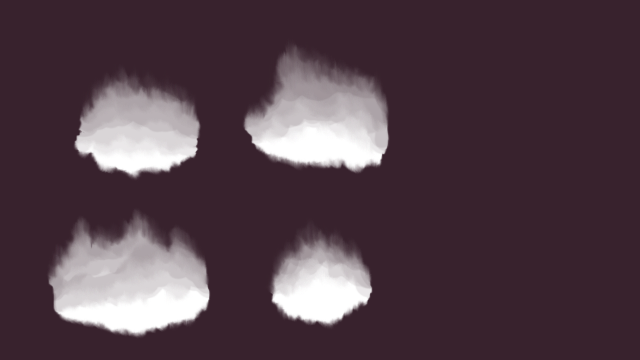
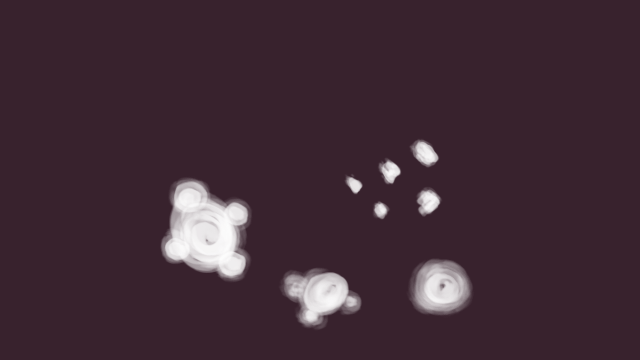
Before/after of a 640x360 layered artwork. What changed in the layer stack:
showed "Layer 4", painted on it over [160, 138, 474, 331]
hid "Layer 1" over [47, 40, 390, 339]
